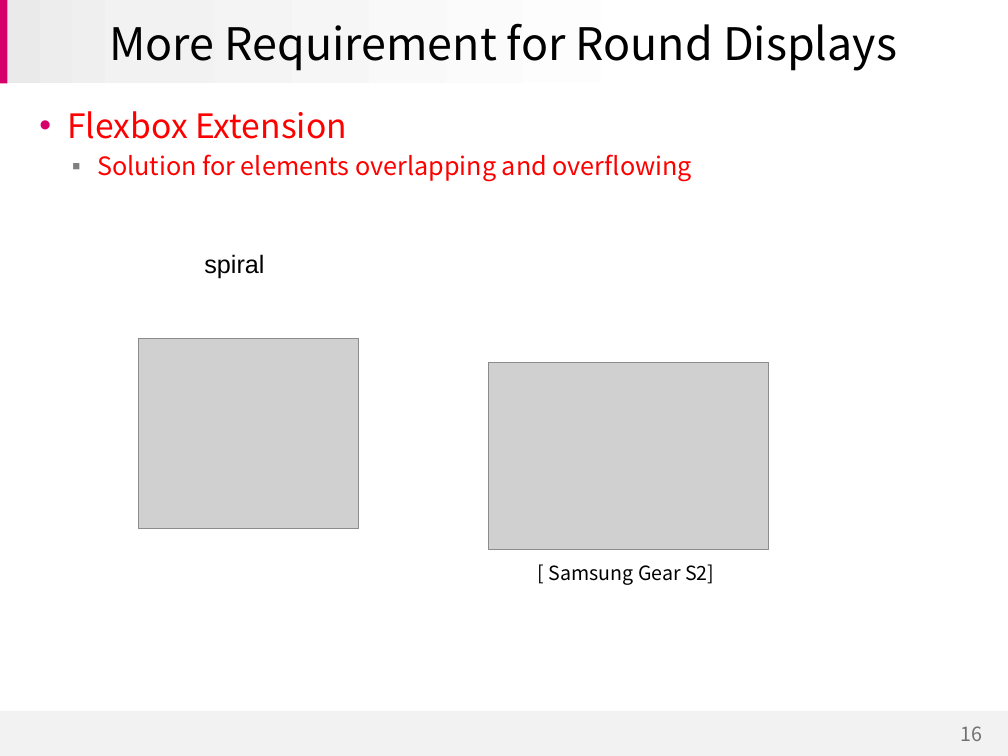
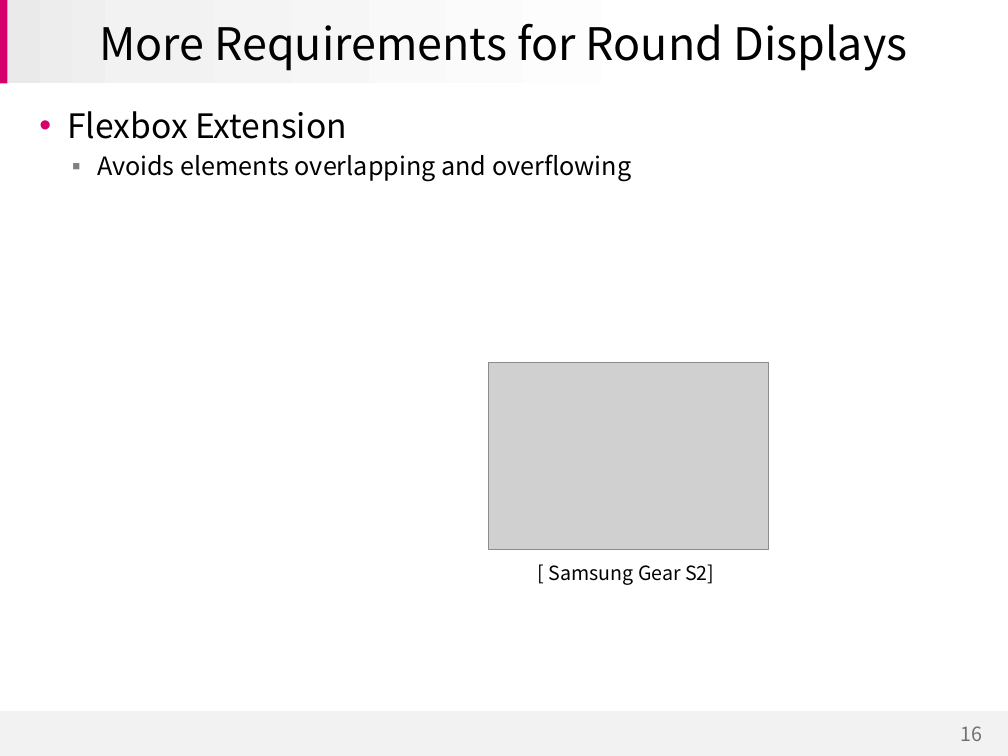
Before and after one commit to jihyerish/jhRoundDisplay, a slide deck: slide 16 of doc/CSS Round display for Dev Meetup in Sydney.pptx. Drawn at 1008x756 pixels with LibreOffice and Linux fonts; fonts in the diff are those of the drawing; grey boxes stand for pictures; background and template pictures are left out. Boxes give left, top, right and bottom in pixels: in the first picture for what was removed or moved away, otherwise in the second. Text is boxed around its words. In the diff, an @@ line names an element or a change of style, - is before the commit and + after.

```diff
--- a/doc/CSS Round display for Dev Meetup in Sydney.pptx
+++ b/doc/CSS Round display for Dev Meetup in Sydney.pptx
@@ title at (99, 23, 907, 71): text changed @@
-More Requirement for Round Displays
+More Requirements for Round Displays
@@ text at (67, 111, 347, 139): text colour #FF0000 to #000000 in "Flexbox Extension" @@
@@ text at (97, 154, 631, 181): text changed; text colour #FF0000 to #000000 @@
-    ▪ Solution for elements overlapping and overflowing
+    ▪ Avoids elements overlapping and overflowing
@@ text removed at (204, 254, 264, 278) @@
-spiral
@@ picture removed at (139, 339, 359, 529) @@
```
Also in this commit, not shown: 14 other slides changed, 2 other files.
